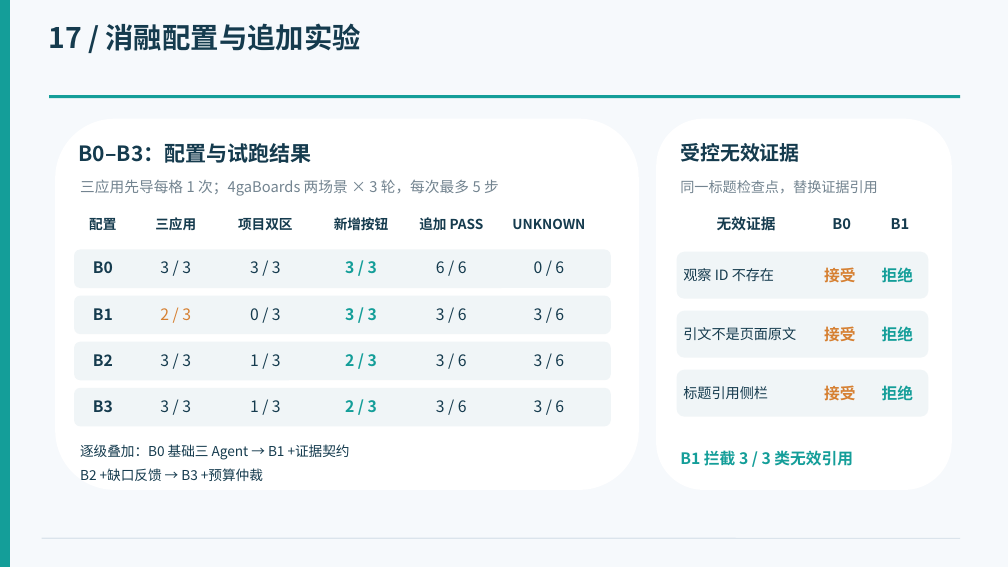
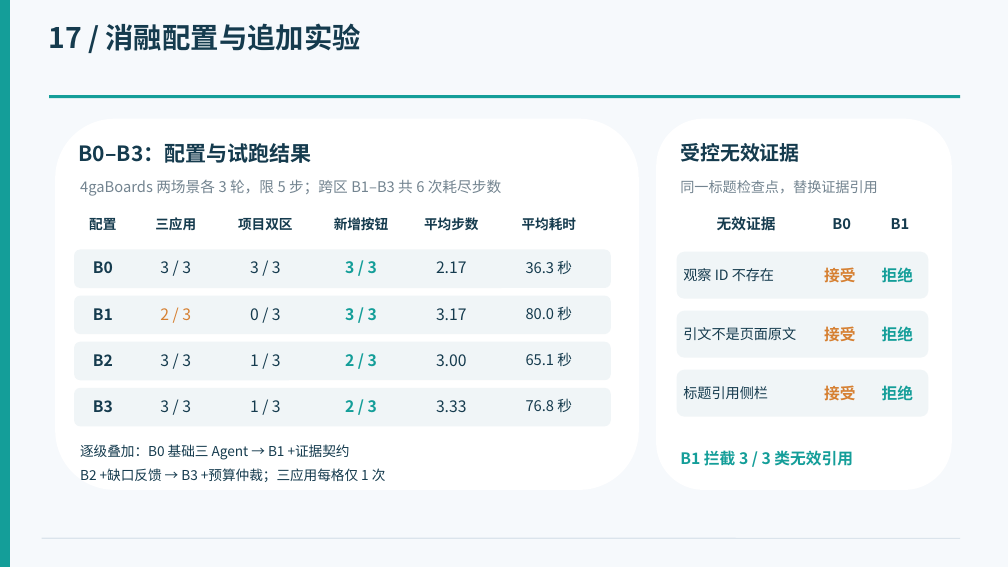
Before and after one commit to LockiYu/WebAppTester, a slide deck: slide 18 of 2-张诗豪组-中期汇报.pptx. Drawn at 1008x567 pixels with LibreOffice and Linux fonts; fonts in the diff are those of the drawing. Boxes give left, top, right and bottom in pixels: in the first picture for what was removed or moved away, otherwise in the second. Text is boxed around its words. In the diff, an @@ line names an element or a change of style, - is before the commit and + after.

Commit message:
Clarify ablation completion and execution cost

```diff
--- a/2-张诗豪组-中期汇报.pptx
+++ b/2-张诗豪组-中期汇报.pptx
@@ text at [80,179,502,196]: text changed @@
-三应用先导每格 1 次；4gaBoards 两场景 × 3 轮，每次最多 5 步
+4gaBoards 两场景各 3 轮，限 5 步；跨区 B1–B3 共 6 次耗尽步数
@@ text at [424,217,478,231]: text changed @@
-追加 PASS
+平均步数
@@ text at [522,217,576,231]: text changed @@
-UNKNOWN
+平均耗时
@@ text at [436,261,467,273]: text changed @@
-6 / 6
+2.17
@@ text at [526,260,572,274]: text changed; size 15 to 14 pt @@
-0 / 6
+36.3 秒
@@ text at [436,308,467,320]: text changed @@
-3 / 6
+3.17
@@ text at [526,306,572,320]: text changed; size 15 to 14 pt @@
-3 / 6
+80.0 秒
@@ text at [436,354,467,366]: text changed @@
-3 / 6
+3.00
@@ text at [526,352,572,366]: text changed; size 15 to 14 pt @@
-3 / 6
+65.1 秒
@@ text at [436,400,467,412]: text changed @@
-3 / 6
+3.33
@@ text at [526,398,572,412]: text changed; size 15 to 14 pt @@
-3 / 6
+76.8 秒
@@ text at [80,468,386,482]: text changed @@
-B2 +缺口反馈 → B3 +预算仲裁
+B2 +缺口反馈 → B3 +预算仲裁；三应用每格仅 1 次
```
